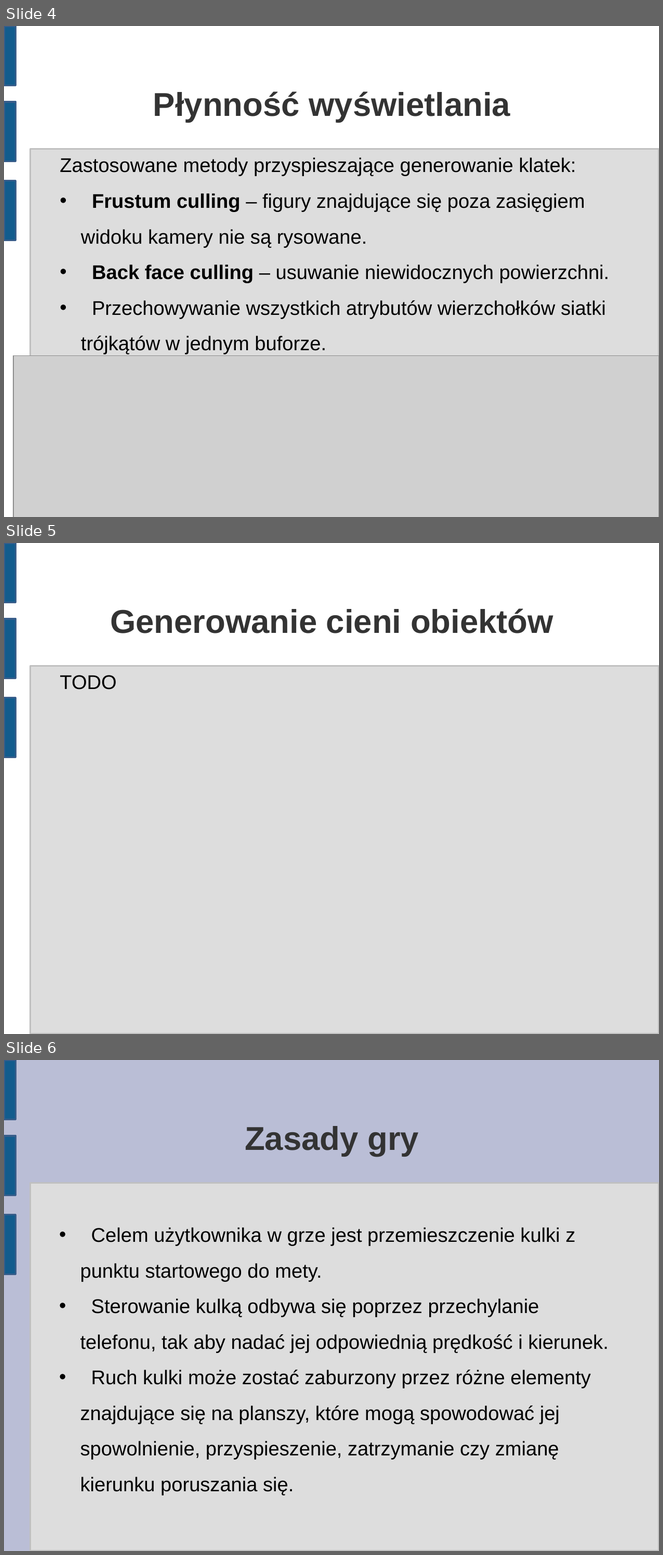
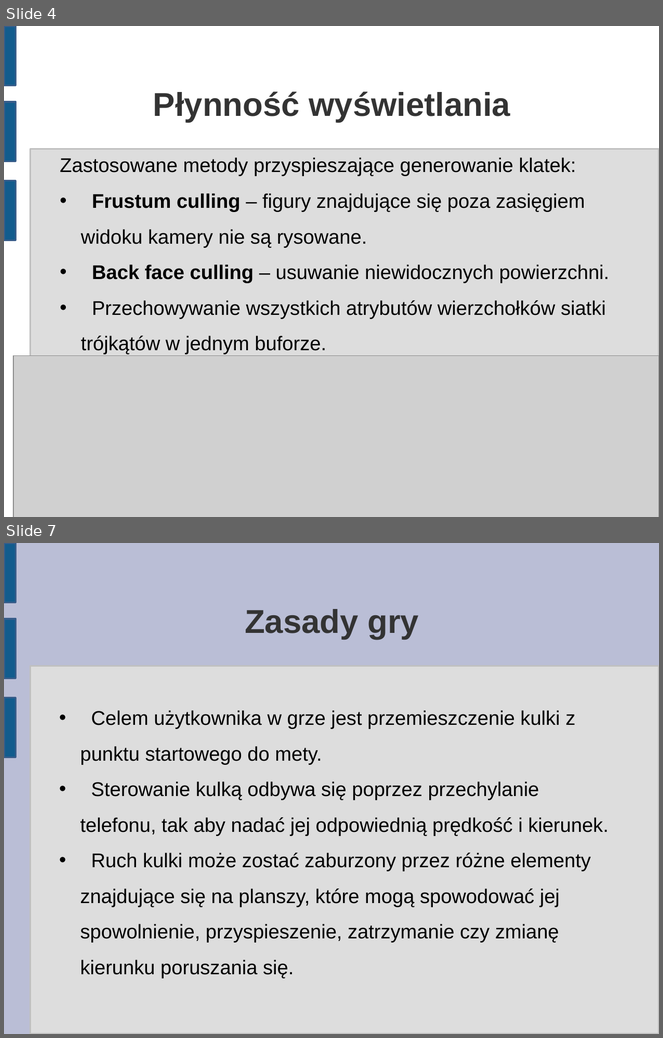
Before and after one commit to matkaczmarski/Praca-inzynierska, a slide deck: Prezentacja/Praca Inżynierska 2.odp. Shown one above the other, each under a label of ours: slides 4, 5 and 6 before the commit, slides 4 and 7 after it; the slides between them are not shown. The pictures are 663x1555 and 663x1038 pixels, drawn with LibreOffice and Linux fonts; fonts in the diff are those of the drawing; grey boxes stand for pictures. Boxes give left, top, right and bottom in pixels: in the first picture for what was removed or moved away, otherwise in the second. Text is boxed around its words. In the diff, an @@ line names an element or a change of style, - is before the commit and + after.

```diff
--- a/Prezentacja/Praca Inżynierska 2.odp
+++ b/Prezentacja/Praca Inżynierska 2.odp
@@ slide 5 removed at box(4, 543, 659, 1034), background #FFFFFF; not listed: 4 template elements that a slide beside it also shows @@
@@ title removed at box(110, 609, 554, 633) @@
-Generowanie cieni obiektów
@@ text removed at box(60, 675, 116, 690) @@
-TODO
@@ what was slide 6 is now slide 7 @@
```
Also in this commit, not shown: 1 slide changed, 2 slides added, 1 other file.
